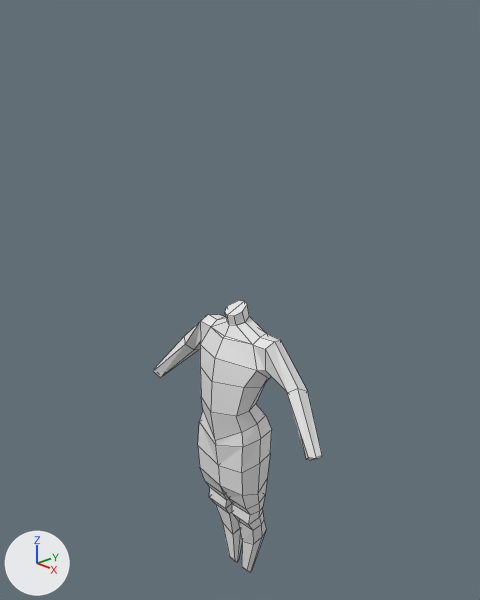
A saved change to the Blender file Models/Human Character Modelling And Notes/low poly man.blend.
Rendered twice from a 50 mm lens placed at (5.18, -4.75, 4.29), pointed at (-0.05, 0.14, 1.61). Lighting does not change. The marker at lower left points along +X, +Y and +Z. Mesh edges are drawn as thin lines.
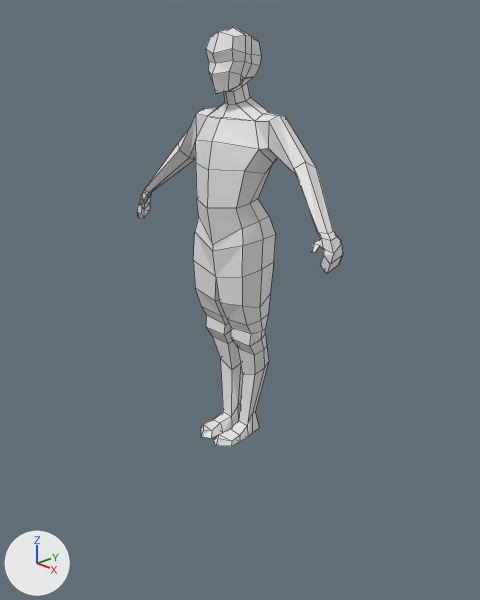
Pixel boxes [x1, y1, x2, y2] of what changed, in the pictures (480 x 600 px; the box of a moved part takes in the faces that stretch with it):
'Cube', reshaped, moved (22% wider, 54% taller)
    before: [153, 301, 322, 572]
    after: [137, 27, 343, 446]
part 1 of me_cube, moved or reshaped
    before: [198, 446, 246, 509]
    after: [193, 261, 247, 325]
part 2 of me_cube, built on
    before: [222, 522, 266, 572]
    after: [201, 358, 269, 446]
part 3 of me_cube, built on
    before: [153, 344, 315, 460]
    after: [137, 150, 343, 274]
part 4 of me_cube, built on
    before: [225, 301, 249, 325]
    after: [206, 27, 261, 104]

The change, as a list of edits to the scene's bpy script:
```text
Change me_cube:
    used by ob_cube; location = (0.0, 0.0, 0.0)
    verts and faces of me_cube; kept vertices keep their numbers, new ones are numbered from 118
    before: 37 (0.0, 0.2, -0.72), 38 (0.0, -0.25, -0.7) at pixel (219, 485), 73 (0.0, -0.02, -0.71)
    remove me_cube.from_pydata(...)  # 118 vertices, 106 faces; spans x -0.02..1.43, y -0.37..0.34, z -2.14..1.61
    add me_cube.from_pydata(...)  # 207 vertices, 189 faces; spans x -0.02..1.53, y -0.42..0.34, z -2.4..2.1
    me_cube part 1
    add for i in [37, 38, 73]: verts[i] += (0.04, 0.0, 0.0)
    me_cube part 2
    2 faces are deleted
    6 vertices move from x 0.06..0.19, y 0.06..0.14, z -2.14..-2.09 to x 0.03..0.22, y 0.01..0.16, z -2.28..-2.12
    17 vertices are added at x 0.01..0.27, y -0.42..0.23, z -2.4..-2.3
    19 new faces join them
    me_cube part 3
    2 faces are deleted
    3 vertices move from x 1.28..1.35, y -0.15..-0.01, z 0.24..0.27 to x 1.31..1.38, y -0.15..-0.04, z 0.3..0.32
    32 vertices are added at x 1.33..1.53, y -0.28..-0.01, z -0.02..0.3
    34 new faces join them
    me_cube part 4
    1 face is deleted
    4 vertices move from x 0.0..0.13, y -0.07..0.16, z 1.51..1.61 to x 0.0..0.1, y -0.06..0.15, z 1.51..1.6
    40 vertices are added at x 0.0..0.21, y -0.28..0.28, z 1.49..2.1
    35 new faces join them
Change ob_cube:
    ob_cube.location: (0.0, 0.0, 0.0) -> (0.0, 0.0, 2.4)
```
